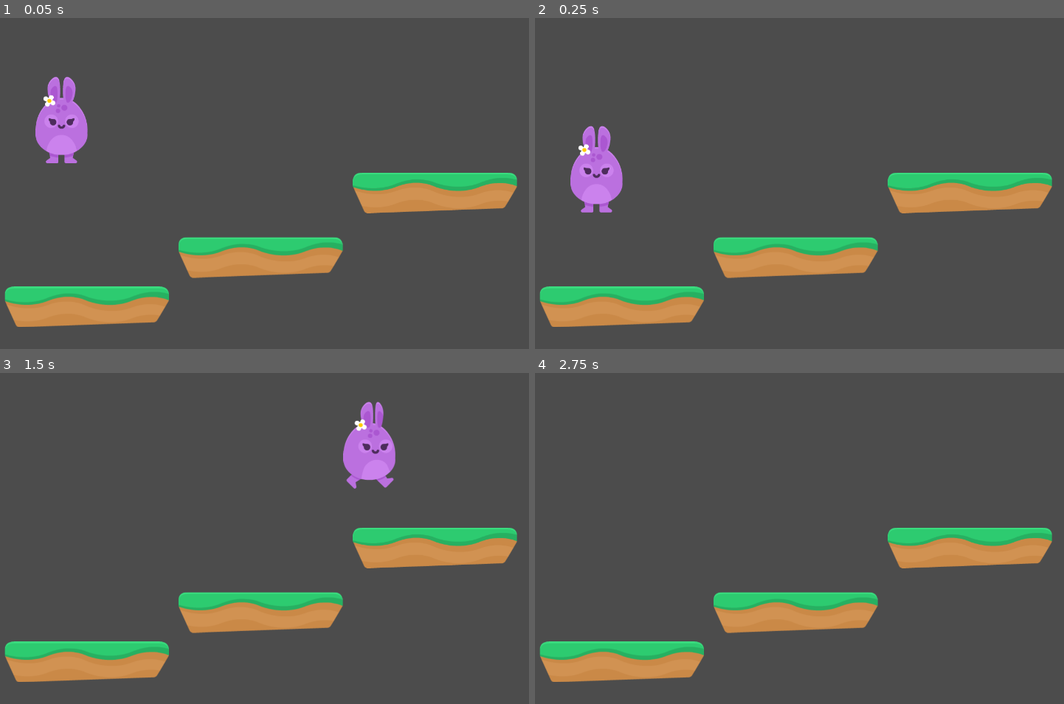
Above: before the commit, frames 1-4 (two rows, left to right).
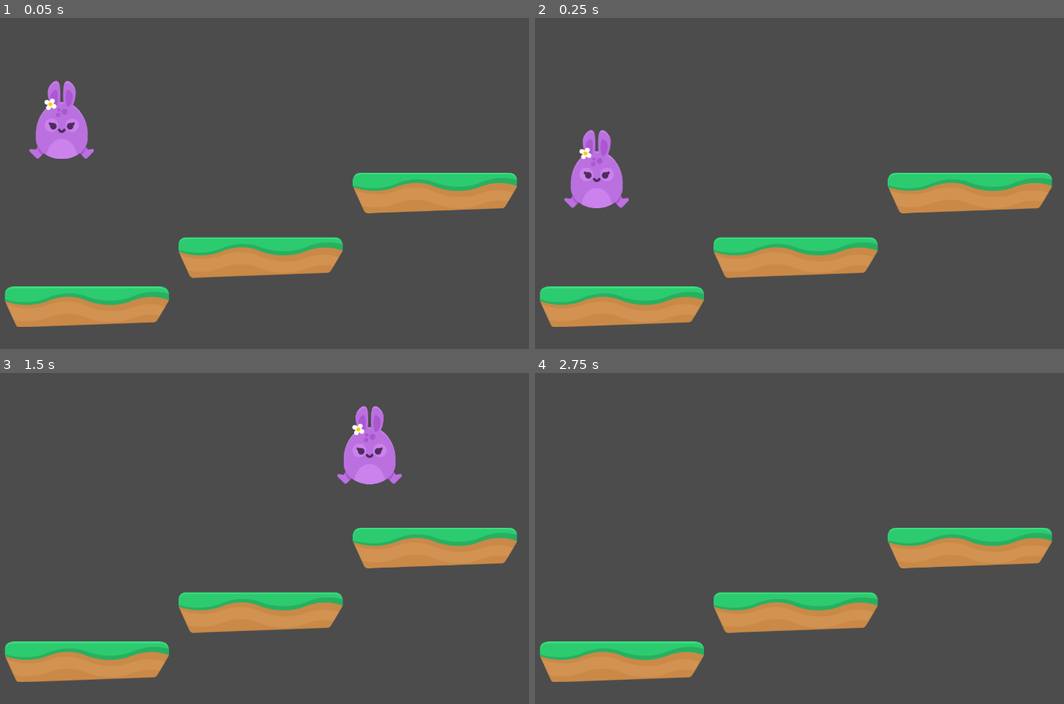
Above: after the commit, the same moments.

Repository: jruizluque/Godot2D_HoppyDays2_3.0
Game: Godot game, scene res://Scenes/Levels/Level1.tscn
Two runs of this game, one before a commit and one after it. Both use one fixed random seed, a clock stepped at 60 frames per second and the inputs below.
Inputs:
- Up to frame 1 (0.05 s): no input
- Up to frame 2 (0.25 s): no input
- Up to frame 3 (1.5 s): hold Right (ui_right) from 0.53 s (still down); tap Up (ui_up) at 0.77 s
- Up to frame 4 (2.75 s): tap Up (ui_up) at 1.52 s; release Right (ui_right) at 2.03 s; hold Left (ui_left) from 2.03 s (still down)

The runs differ from the first frame. In frame 1, 0.7% of the frame differs, in the area x 5-18%, y 17-44%; in frame 2, 0.7%; in frame 3, 0.8%, in the area x 63-77%, y 8-35%; in frame 4, nothing differs.
Error after the commit: Parse Error: The function signature doesn't match the parent. Parent signature is: "void update()". (res://Scripts/PlayerAnimation.gd:3)

Commit message:
Cleaning up the player code

Diff:
--- a/Scenes/Levels/Level1.tscn
+++ b/Scenes/Levels/Level1.tscn
@@ -3,7 +3,7 @@
 [ext_resource path="res://Scenes/Player.tscn" type="PackedScene" id=1]
 [ext_resource path="res://GFX/Environment/ground_grass.png" type="Texture" id=2]
 
-[node name="Level1" type="Node2D" index="0"]
+[node name="Level1" type="Node2D"]
 
 [node name="Player" parent="." index="0" instance=ExtResource( 1 )]
 
--- a/Scenes/Player.tscn
+++ b/Scenes/Player.tscn
@@ -1,12 +1,13 @@
-[gd_scene load_steps=10 format=2]
+[gd_scene load_steps=11 format=2]
 
 [ext_resource path="res://Scripts/Player.gd" type="Script" id=1]
 [ext_resource path="res://GFX/Players/bunny2_stand.png" type="Texture" id=2]
 [ext_resource path="res://GFX/Players/bunny2_ready.png" type="Texture" id=3]
-[ext_resource path="res://GFX/Players/bunny2_jump.png" type="Texture" id=4]
-[ext_resource path="res://GFX/Players/bunny2_walk1.png" type="Texture" id=5]
-[ext_resource path="res://GFX/Players/bunny2_walk2.png" type="Texture" id=6]
+[ext_resource path="res://GFX/Players/bunny2_walk1.png" type="Texture" id=4]
+[ext_resource path="res://GFX/Players/bunny2_walk2.png" type="Texture" id=5]
+[ext_resource path="res://GFX/Players/bunny2_jump.png" type="Texture" id=6]
 [ext_resource path="res://GFX/Players/bunny2_hurt.png" type="Texture" id=7]
+[ext_resource path="res://Scripts/PlayerAnimation.gd" type="Script" id=8]
 
 [sub_resource type="SpriteFrames" id=1]
 
@@ -16,15 +17,15 @@
 "name": "idle",
 "speed": 3.0
 }, {
-"frames": [ ExtResource( 4 ) ],
+"frames": [ ExtResource( 4 ), ExtResource( 5 ) ],
+"loop": true,
+"name": "run",
+"speed": 7.0
+}, {
+"frames": [ ExtResource( 6 ) ],
 "loop": true,
 "name": "jump",
 "speed": 5.0
-}, {
-"frames": [ ExtResource( 5 ), ExtResource( 6 ) ],
-"loop": true,
-"name": "run",
-"speed": 7.0
 }, {
 "frames": [ ExtResource( 7 ) ],
 "loop": true,
@@ -38,7 +39,7 @@
 radius = 60.0
 height = 32.0
 
-[node name="Player" type="KinematicBody2D"]
+[node name="Player" type="KinematicBody2D" index="0"]
 
 input_pickable = false
 collision_layer = 1
@@ -53,8 +54,9 @@
 [node name="AnimatedSprite" type="AnimatedSprite" parent="." index="0"]
 
 frames = SubResource( 1 )
-animation = "idle"
+animation = "jump"
 playing = true
+script = ExtResource( 8 )
 
 [node name="CollisionShape2D" type="CollisionShape2D" parent="." index="1"]
 
--- a/Scripts/Player.gd
+++ b/Scripts/Player.gd
@@ -7,31 +7,43 @@
 
 var motion = Vector2()
 
+#Called during the physics processing step of the main loop.
+#Physics processing means that the frame rate is synced
+#to the physics, i.e. the delta variable should be constant.
 func _physics_process(delta):
+	update_motion(delta)
+
+#Called during the processing step of the main loop.
+#Processing happens at every frame and as fast as possible,
+#so the delta time since the previous frame is not constant.
+func _process(delta):
+	update_animation(motion)
+
+func update_motion(delta):
 	fall(delta)
 	run()
 	jump()
 	move_and_slide(motion, UP)
 
+func update_animation(motion):
+	$AnimatedSprite.update(motion)
+
 func fall(delta):
 	if is_on_floor():
 		motion.y = 0
 	else:
+		#Here we are using delta twice (rememeber move_and_slice
+		#already uses delta) in order to calculate de acceleation.
+		#This is actualli GRAVITY * delta * delta
 		motion.y += GRAVITY * delta
 
 func run():
 	if Input.is_action_pressed("ui_right") and not Input.is_action_pressed("ui_left"):
 		motion.x = SPEED
-		$AnimatedSprite.play("run")
-		$AnimatedSprite.set_flip_h(false)
 	elif Input.is_action_pressed("ui_left") and not Input.is_action_pressed("ui_right"):
 		motion.x = -SPEED
-		$AnimatedSprite.play("run")
-		$AnimatedSprite.set_flip_h(true)
 	else:
 		motion.x = 0
-		$AnimatedSprite.play("idle")
-		$AnimatedSprite.set_flip_h(false)
 
 func jump():
 	if is_on_floor() and Input.is_action_pressed("ui_up"):
--- /dev/null
+++ b/Scripts/PlayerAnimation.gd
@@ -0,0 +1,14 @@
+extends AnimatedSprite
+
+func update(motion):
+	if motion.y < 0:
+		play("jump")
+	elif motion.x > 0:
+		play("run")
+		set_flip_h(false)
+	elif motion.x < 0:
+		play("run")
+		set_flip_h(true)
+	else:
+		play("idle")
+		set_flip_h(false)
--- a/project.godot
+++ b/project.godot
@@ -18,7 +18,6 @@
 
 window/size/width=1366
 window/size/height=768
-window/size/fullscreen=true
 
 [input]
 
